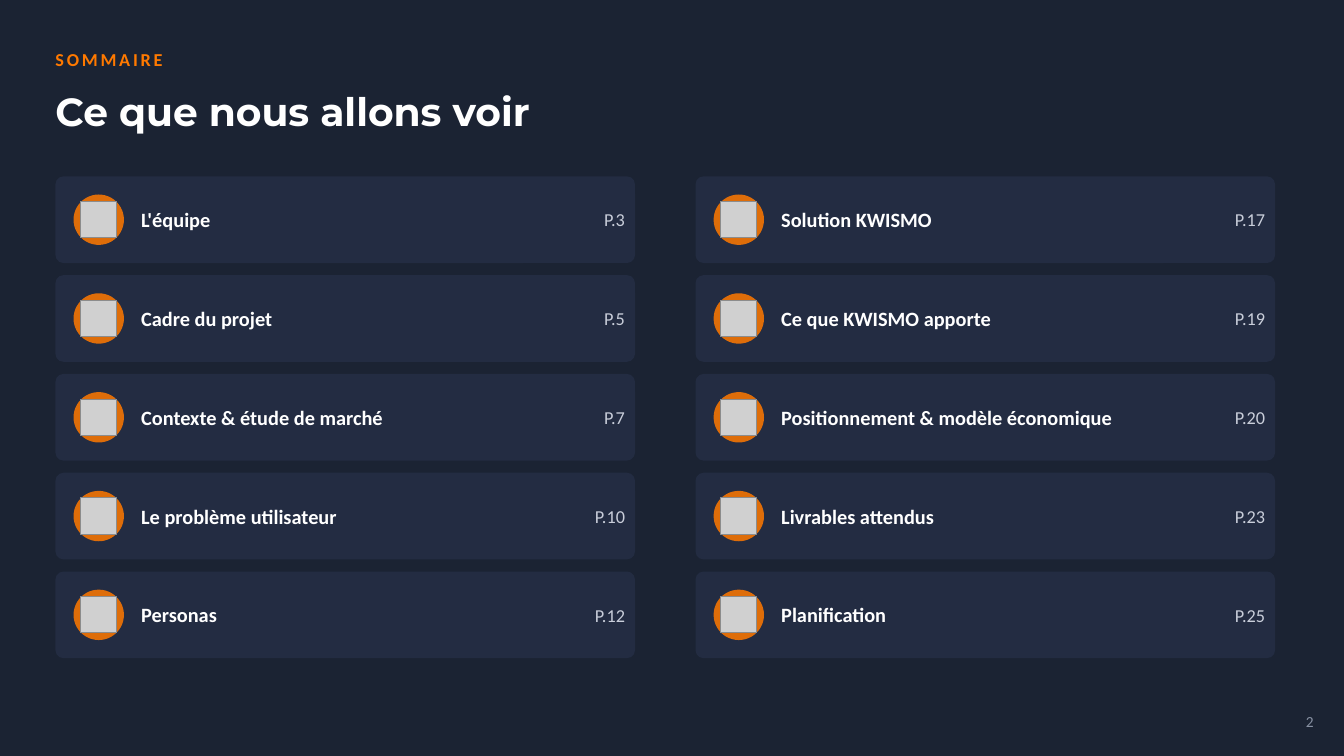
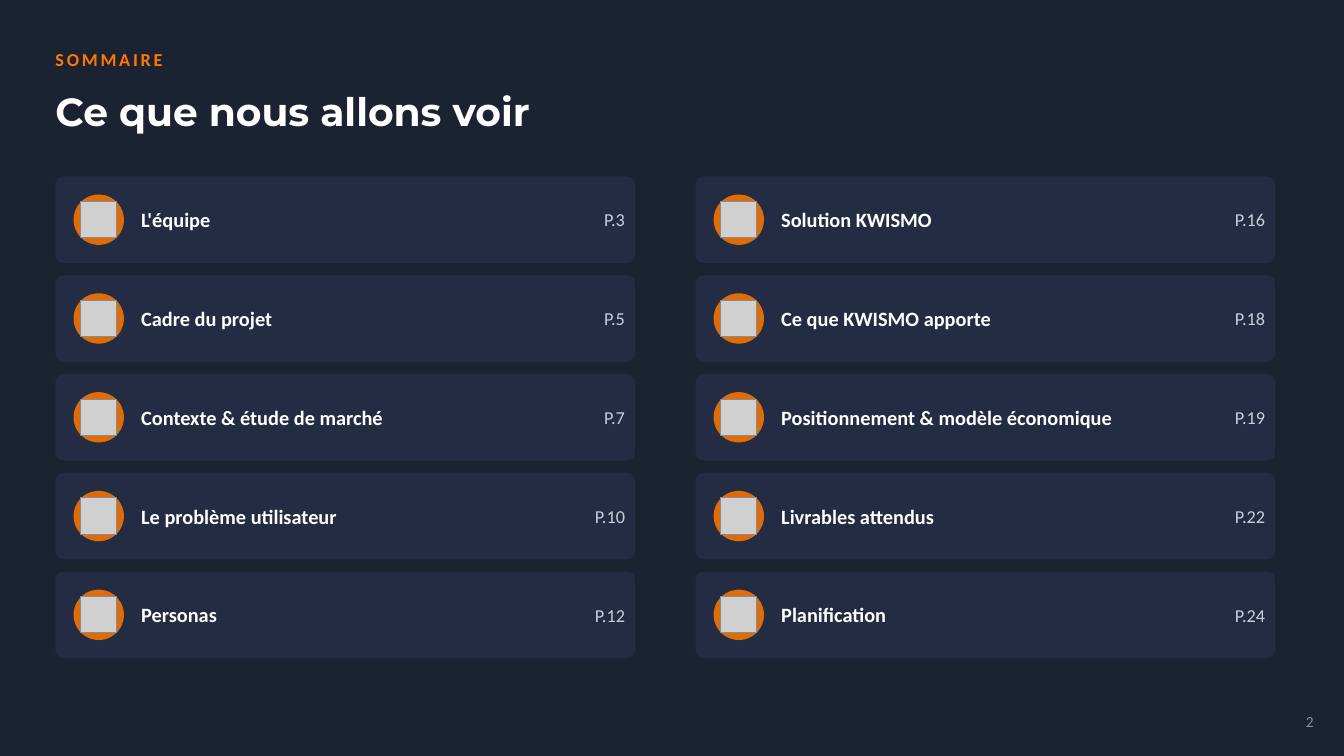
Before and after one commit to kwismo-support/Kwismo, a slide deck: slide 2 of cadrage/KWISMO_Presentation - Copie.pptx. Drawn at 1344x756 pixels with LibreOffice and Linux fonts; fonts in the diff are those of the drawing; grey boxes stand for pictures; background and template pictures are left out. Boxes give left, top, right and bottom in pixels: in the first picture for what was removed or moved away, otherwise in the second. Text is boxed around its words. In the diff, an @@ line names an element or a change of style, - is before the commit and + after.

```diff
--- a/cadrage/KWISMO_Presentation - Copie.pptx
+++ b/cadrage/KWISMO_Presentation - Copie.pptx
@@ text at [1235,213,1265,226]: text changed @@
-P.17
+P.16
@@ text at [1235,312,1265,325]: text changed @@
-P.19
+P.18
@@ text at [1235,412,1265,424]: text changed @@
-P.20
+P.19
@@ text at [1235,511,1265,523]: text changed @@
-P.23
+P.22
@@ text at [1235,610,1265,622]: text changed @@
-P.25
+P.24
```
Also in this commit, not shown: 11 other slides changed, 1 slide removed, 5 other files.
